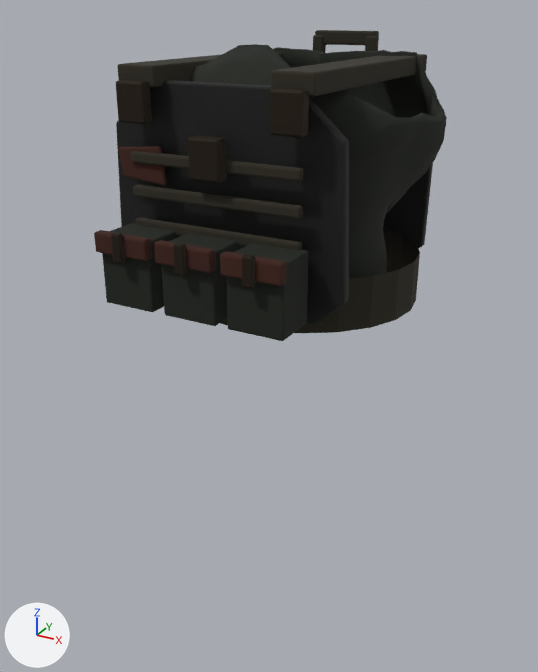
An edit to the glTF model docs/art/reviews/unified-equipment-ballistic-vest-v1/vest/equipment_ballistic_vest_unified_v1_male_large.glb, drawn before and after from the same camera.
The view is the same before and after, from a camera (50 mm lens) standing at (0.636, -1.2, 1.557) and looking at (-0.026, 0.003, 0.956). The lights are fixed; the arrows at lower left show +X, +Y and +Z. The first picture is the older version. Where no turn or scale is listed for an object, it has been applied to the vertices. Vertices at exactly the same position are counted once.

Objects in the first picture: 'equipment_ballistic_vest_unified_v1_male_large_plates_webbing_p', 'equipment_ballistic_vest_unified_v1_male_large_soft_carrier'.
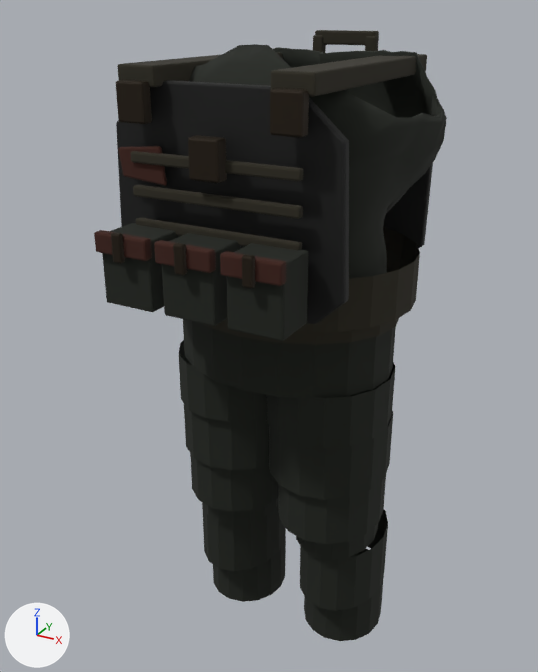
Where the change shows, as pixel boxes (x1, y1, x2, y2) in the pictures (538 x 672 px):
'equipment_ballistic_vest_unified_v1_male_large_plates_webbing_p', reshaped (96% taller): before (94, 30, 439, 341); after (94, 30, 439, 641)
part 1 of me_equipment_ballistic_vest_unified_v1_male_large_details_mesh, added: after (179, 318, 399, 641)
part 2 of me_equipment_ballistic_vest_unified_v1_male_large_details_mesh, surface changed: (180, 315, 402, 341) in both

Edits to the bpy script that builds the scene:
```text
Change me_equipment_ballistic_vest_unified_v1_male_large_details_mesh:
    used by ob_equipment_ballistic_vest_unified_v1_male_large_plates_webbing_p; location = (0.0, 0.0, 0.0)
    remove me_equipment_ballistic_vest_unified_v1_male_large_details_mesh.from_pydata(...)  # 1560 vertices, 2972 faces; spans x -0.256..0.256, y -0.328..0.288, z 1.059..1.517
    add me_equipment_ballistic_vest_unified_v1_male_large_details_mesh.from_pydata(...)  # 2288 vertices, 3908 faces; spans x -0.256..0.256, y -0.328..0.288, z 0.242..1.517
    me_equipment_ballistic_vest_unified_v1_male_large_details_mesh part 1: 728 vertices added at x -0.229..0.229, y -0.153..0.205, z 0.242..1.042
    me_equipment_ballistic_vest_unified_v1_male_large_details_mesh part 2: 2668 kept faces spanning x -0.256..0.256, y -0.328..0.288, z 1.059..1.517 get new texture (UV) coordinates
```
